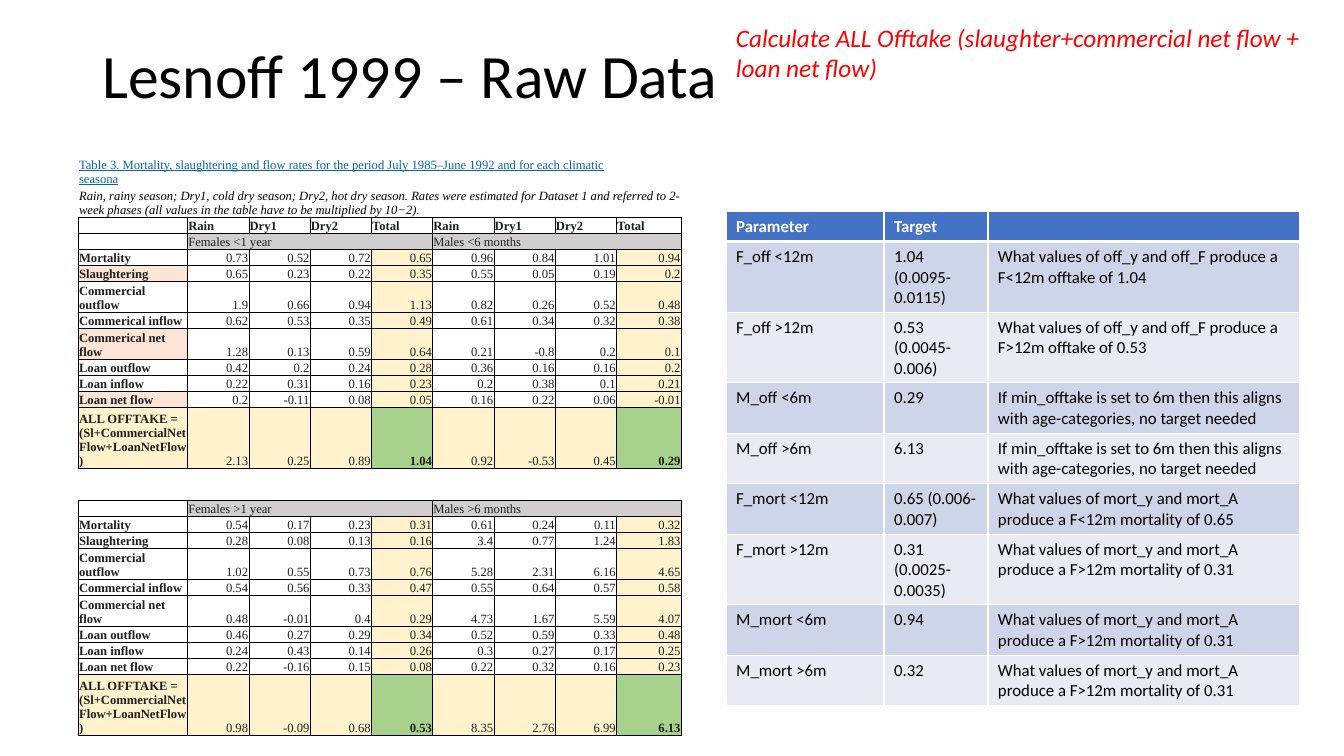
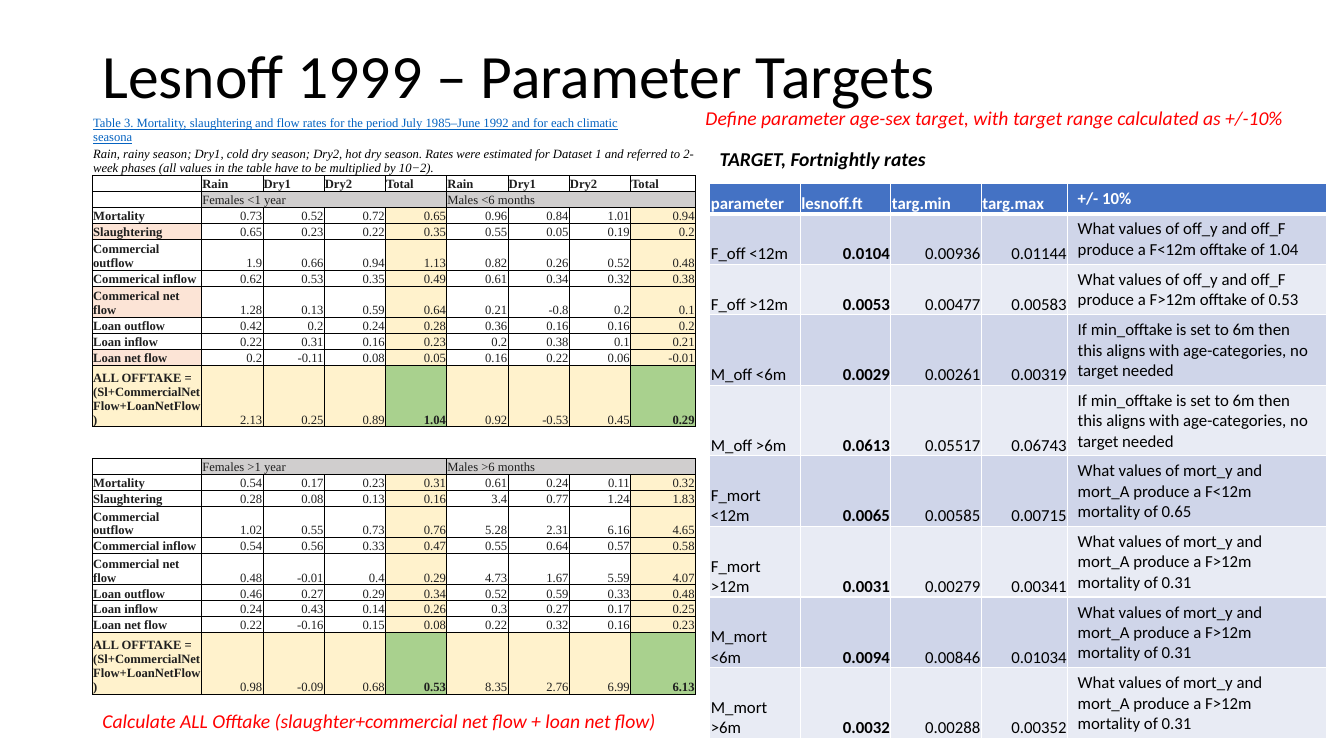
Before and after one commit to BethSavagar/demographic_model_1, a slide deck: slide 18 of presentations/profile-validation/lesnoff.pptx (slide 17 before the commit). Drawn at 1344x756 pixels with LibreOffice and Linux fonts; fonts in the diff are those of the drawing. Boxes give left, top, right and bottom in pixels: in the first picture for what was removed or moved away, otherwise in the second. Text is boxed around its words. In the diff, an @@ line names an element or a change of style, - is before the commit and + after.

Commit message:
tidying lesnoff data validation

```diff
--- a/presentations/profile-validation/lesnoff.pptx
+++ b/presentations/profile-validation/lesnoff.pptx
@@ text at (102,55,935,113): text changed @@
-Lesnoff 1999 – Raw Data
+Lesnoff 1999 – Parameter Targets
@@ table: place and size @@
-table at (79,155,683,740)
+table at (93,113,697,695)
@@ text added at (705,111,1282,129), 14 pt, text #FF0000, italic @@
+Define parameter age-sex target, with target range calculated as +/-10%
@@ text added at (720,152,925,170), 14 pt, text #000000, bold, italic @@
+TARGET, Fortnightly rates
@@ table at (710,184,1328,738) @@
-column 1: Parameter | F_off <12m | F_off >12m | M_off <6m | M_off >6m | F_mort <12m | F_mort >12m | M_mort <6m | M_mort >6m
-column 2: Target | 1.04 (0.0095-0.0115) | 0.53 (0.0045-0.006) | 0.29 | 6.13 | 0.65 (0.006-0.007) | 0.31 (0.0025-0.0035) | 0.94 | 0.32
-column 3:  | What values of off_y and off_F produce a F<12m offtake of 1.04 | What values of off_y and off_F produce a F>12m offtake of 0.53 | If min_offtake is set to 6m then this aligns with age-categories, no target needed | If min_offtake is set to 6m then this aligns with age-categories, no target needed | What values of mort_y and mort_A produce a F<12m mortality of 0.65 | What values of mort_y and mort_A produce a F>12m mortality of 0.31 | What values of mort_y and mort_A produce a F>12m mortality of 0.31 | What values of mort_y and mort_A produce a F>12m mortality of 0.31
+column 1: parameter | F_off <12m | F_off >12m | M_off <6m | M_off >6m | F_mort <12m | F_mort >12m | M_mort <6m | M_mort >6m
+column 2: lesnoff.ft | 0.0104 | 0.0053 | 0.0029 | 0.0613 | 0.0065 | 0.0031 | 0.0094 | 0.0032
+column 3: targ.min | 0.00936 | 0.00477 | 0.00261 | 0.05517 | 0.00585 | 0.00279 | 0.00846 | 0.00288
+column 4: targ.max | 0.01144 | 0.00583 | 0.00319 | 0.06743 | 0.00715 | 0.00341 | 0.01034 | 0.00352
+column 5: +/- 10% | What values of off_y and off_F produce a F<12m offtake of 1.04 | What values of off_y and off_F produce a F>12m offtake of 0.53 | If min_offtake is set to 6m then this aligns with age-categories, no target needed | If min_offtake is set to 6m then this aligns with age-categories, no target needed | What values of mort_y and mort_A produce a F<12m mortality of 0.65 | What values of mort_y and mort_A produce a F>12m mortality of 0.31 | What values of mort_y and mort_A produce a F>12m mortality of 0.31 | What values of mort_y and mort_A produce a F>12m mortality of 0.31
@@ table: place and size @@
-table at (726,212,1301,706)
+table at (710,184,1328,738)
@@ text "Calculate ALL Offtake (slaughter+commercial net ...": place and size @@
-text "Calculate ALL Offtake (slaughter+commercial net ..." at (736,28,1280,81)
+text "Calculate ALL Offtake (slaughter+commercial net ..." at (102,714,655,732)
@@ text "Calculate ALL Offtake (slaughter+commercial net ..." at (102,714,655,732): size 18 to 14 pt @@
```
Also in this commit, not shown: 11 other slides changed, 3 slides added, 4 other files.
